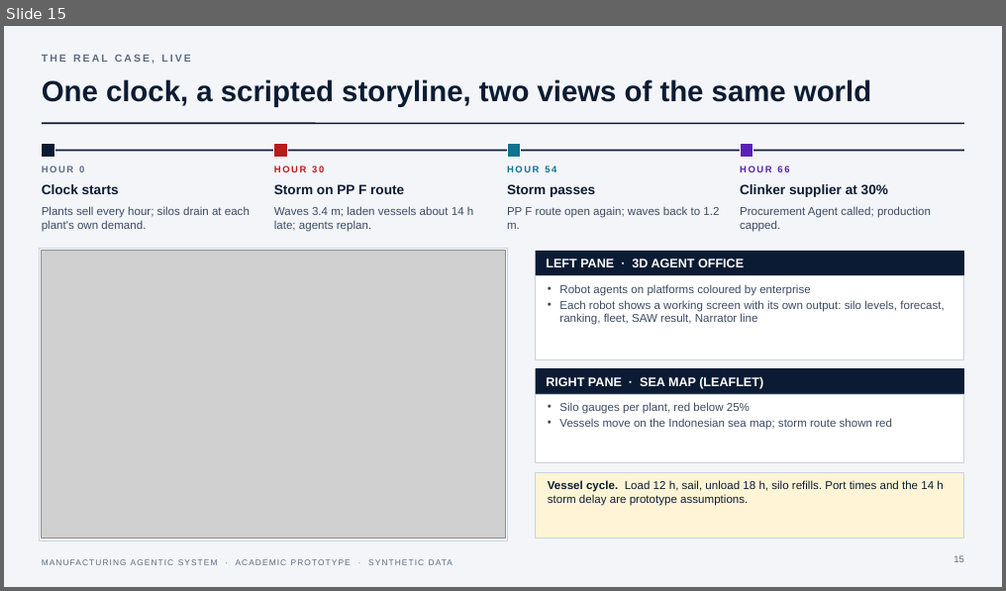
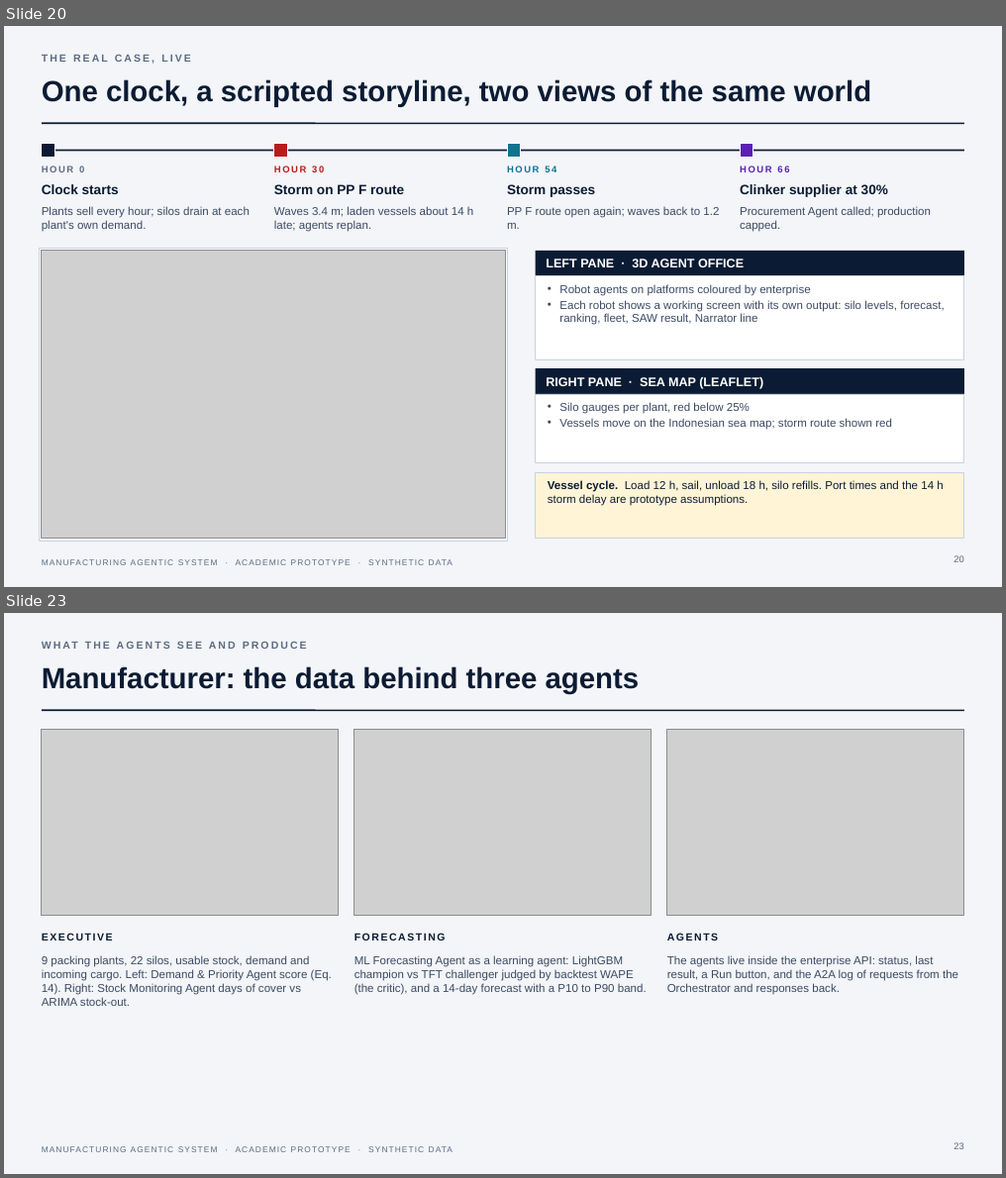
Before and after one commit to hamzaharmanhusni-ugm/manufacturing-agentic-system, a slide deck: docs/presentation/Manufacturing-Agentic-System.pptx. Shown one above the other, each under a label of ours: slide 15 before the commit, slides 20 and 23 after it; the slides between them are not shown. The pictures are 1006x591 and 1006x1178 pixels, drawn with LibreOffice and Linux fonts; fonts in the diff are those of the drawing; grey boxes stand for pictures. Boxes give left, top, right and bottom in pixels: in the first picture for what was removed or moved away, otherwise in the second. Text is boxed around its words. In the diff, an @@ line names an element or a change of style, - is before the commit and + after.

```diff
--- a/docs/presentation/Manufacturing-Agentic-System.pptx
+++ b/docs/presentation/Manufacturing-Agentic-System.pptx
@@ slide 23 added at (4, 613, 1002, 1174), background #F3F5F8; not listed: 2 template elements that a slide beside it also shows @@
@@ text added at (42, 639, 715, 662), 10 pt, text #5C6B82, bold @@
+WHAT THE AGENTS SEE AND PRODUCE
@@ title added at (42, 666, 640, 694), 28 pt, text #0B1B33, bold @@
+Manufacturer: the data behind three agents
@@ picture added at (42, 730, 339, 916) @@
@@ picture added at (354, 730, 651, 916) @@
@@ picture added at (667, 730, 964, 916) @@
@@ text added at (42, 933, 113, 941), 10 pt, text #0B1B33, bold @@
+EXECUTIVE
@@ text added at (354, 933, 446, 941), 10 pt, text #0B1B33, bold @@
+FORECASTING
@@ text added at (667, 933, 718, 941), 10 pt, text #0B1B33, bold @@
+AGENTS
@@ text added at (42, 956, 332, 1006), 11 pt, text #3B4A63 @@
+9 packing plants, 22 silos, usable stock, demand and incoming cargo. Left: Demand & Priority Agent score (Eq. 14). Right: Stock Monitoring Agent days of cover vs ARIMA stock-out.
@@ text added at (354, 956, 647, 995), 11 pt, text #3B4A63 @@
+ML Forecasting Agent as a learning agent: LightGBM champion vs TFT challenger judged by backtest WAPE (the critic), and a 14-day forecast with a P10 to P90 band.
@@ text added at (667, 956, 958, 994), 11 pt, text #3B4A63 @@
+The agents live inside the enterprise API: status, last result, a Run button, and the A2A log of requests from the Orchestrator and responses back.
@@ page number added at (953, 1143, 964, 1150), 9 pt, text #5C6B82 @@
+23
@@ what was slide 15 is now slide 20 @@
@@ page number at (953, 556, 964, 563): text changed @@
-15
+20
```
Also in this commit, not shown: 9 other slides added, 40 other files.
